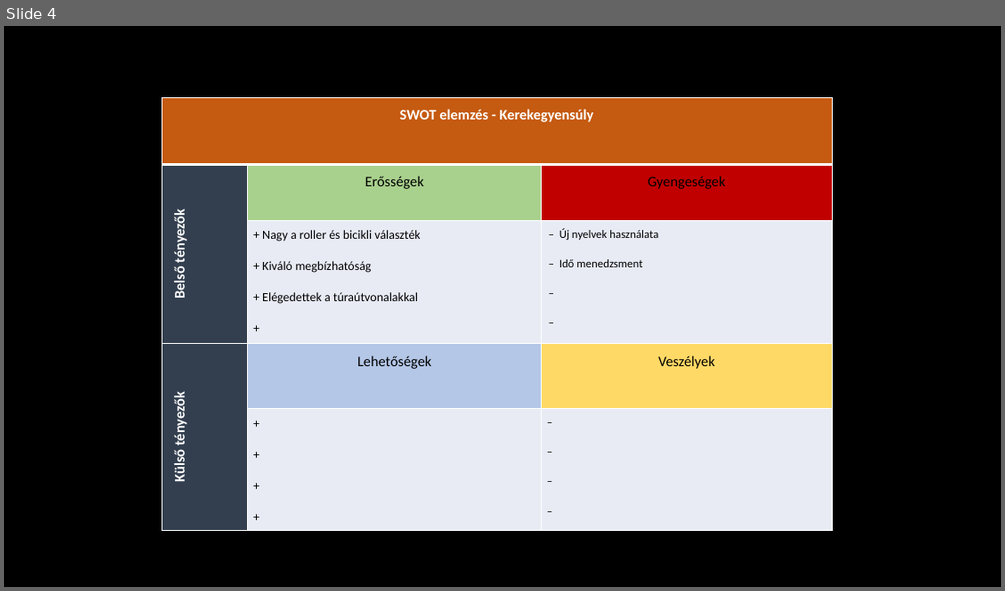
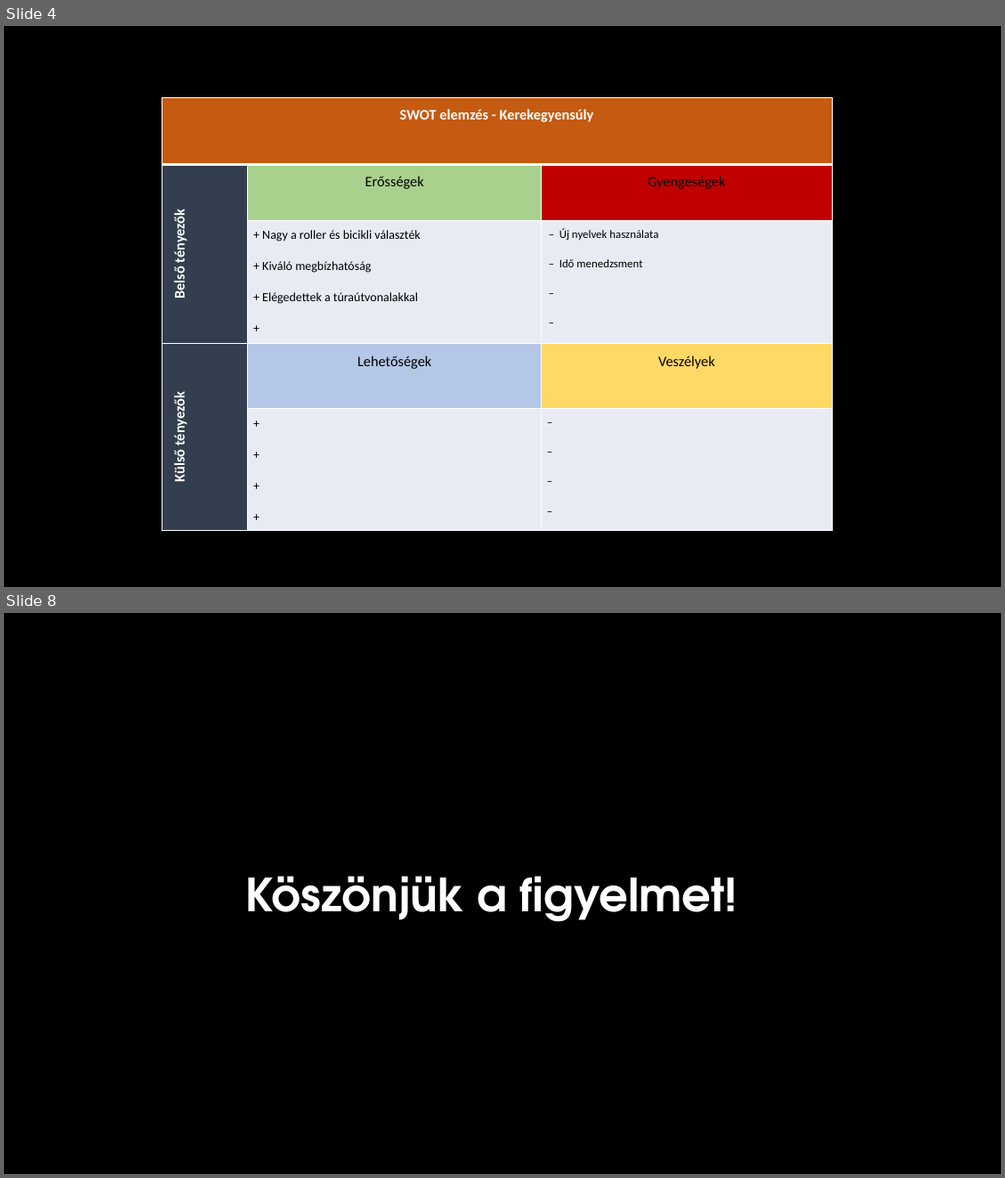
Before and after one commit to fricos/Project, a slide deck: ppt/Kerekegyensúly.pptx. Shown one above the other, each under a label of ours: slide 4 before the commit, slides 4 and 8 after it; the slides between them are not shown. The pictures are 1005x591 and 1005x1178 pixels, drawn with LibreOffice and Linux fonts; fonts in the diff are those of the drawing; background and template pictures are left out. Boxes give left, top, right and bottom in pixels: in the first picture for what was removed or moved away, otherwise in the second. Text is boxed around its words. In the diff, an @@ line names an element or a change of style, - is before the commit and + after.

```diff
--- a/ppt/Kerekegyensúly.pptx
+++ b/ppt/Kerekegyensúly.pptx
@@ slide 8 added at <box>4,613,1001,1174</box>, background picture (left out) @@
@@ text added at <box>246,876,737,922</box>, 44 pt, text #FFFFFF, bold @@
+Köszönjük a figyelmet!
```
Also in this commit, not shown: 3 other slides added.
